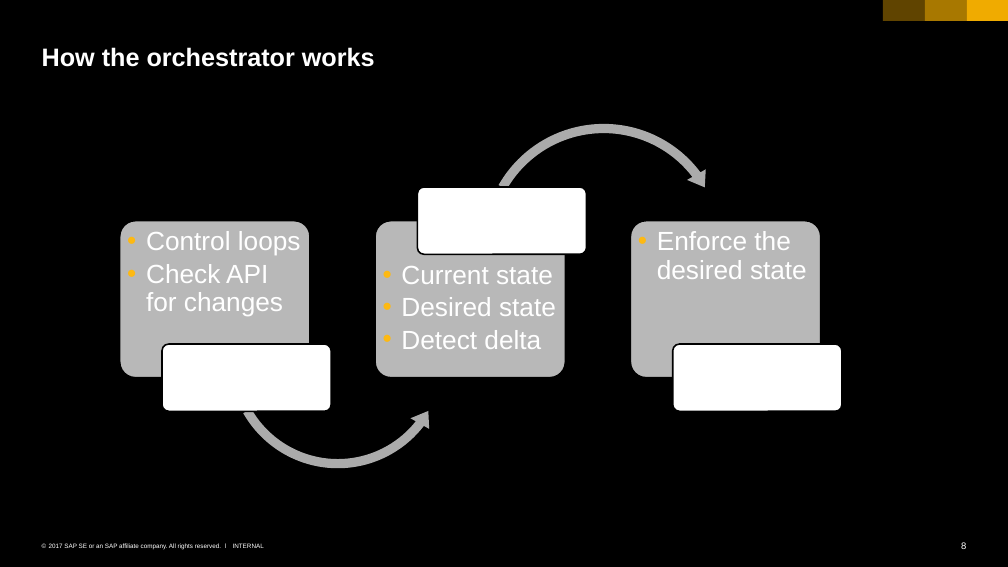
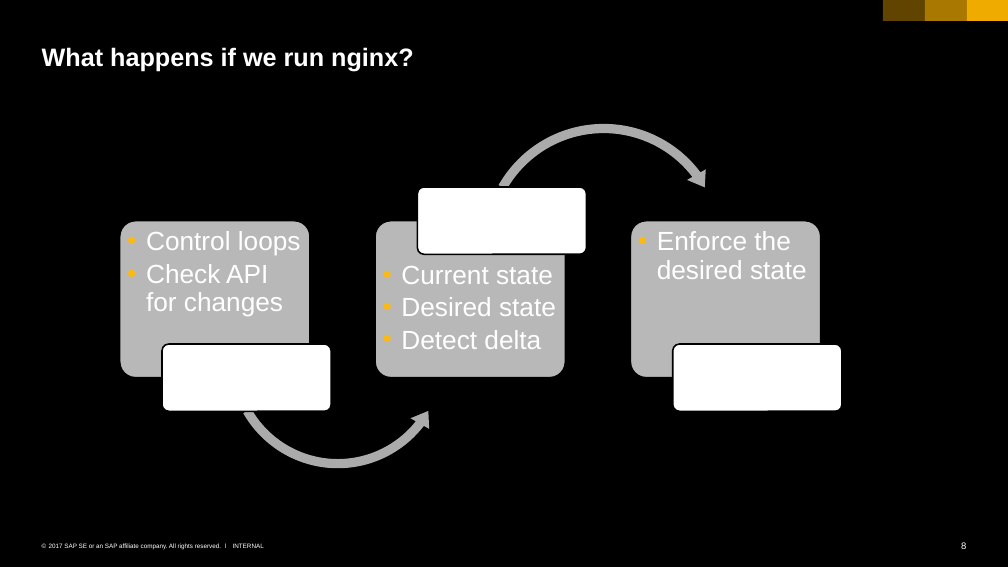
Before and after one commit to cuijiyao01/docker-k8s-training, a slide deck: slide 8 of kubernetes/01_k8s_core_components.pptx. Drawn at 1008x567 pixels with LibreOffice and Linux fonts; fonts in the diff are those of the drawing. Boxes give left, top, right and bottom in pixels: in the first picture for what was removed or moved away, otherwise in the second. Text is boxed around its words. In the diff, an @@ line names an element or a change of style, - is before the commit and + after.

```diff
--- a/kubernetes/01_k8s_core_components.pptx
+++ b/kubernetes/01_k8s_core_components.pptx
@@ title at <box>42,47,413,72</box>: text changed @@
-How the orchestrator works
+What happens if we run nginx?
```
Also in this commit, not shown: 6 other slides changed.
